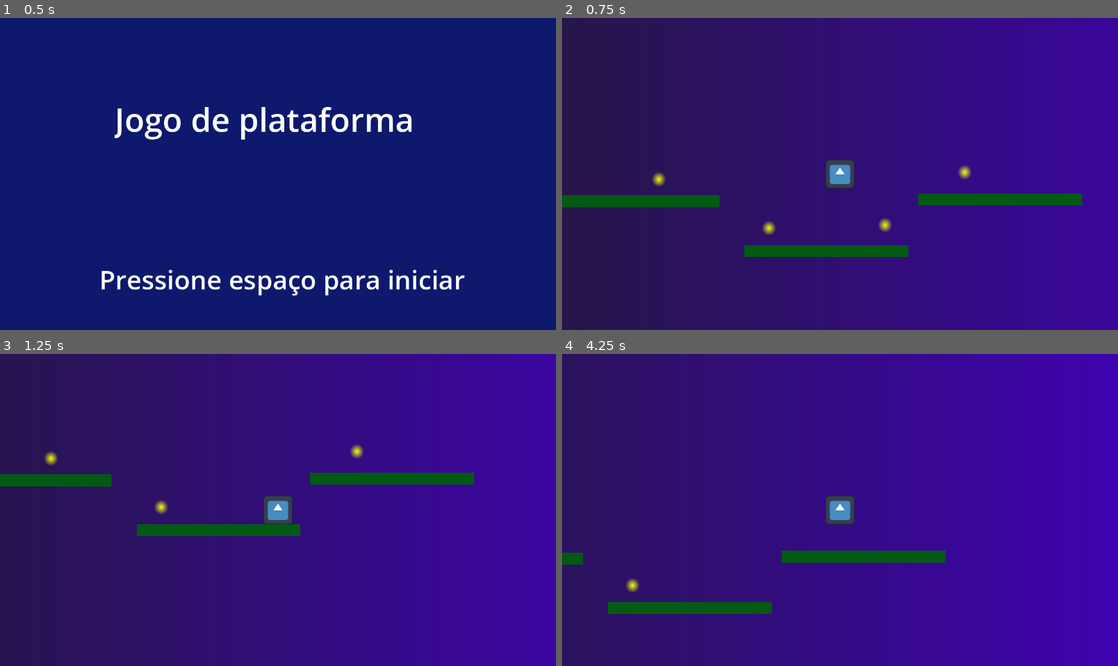
Above: before the commit, frames 1-4 (two rows, left to right).
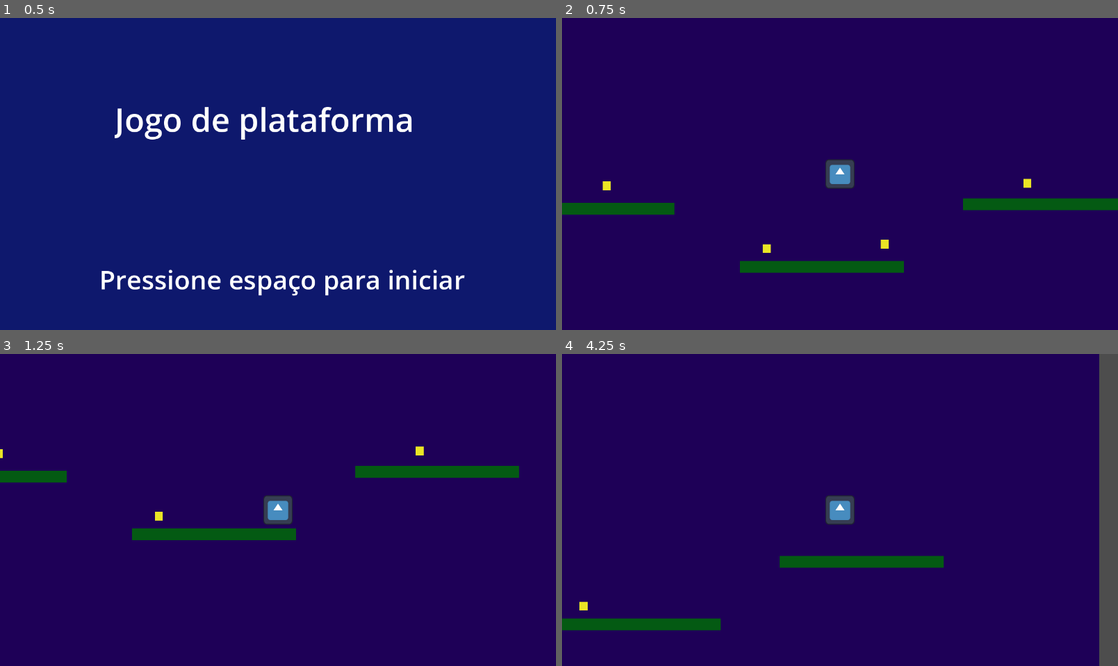
Above: after the commit, the same moments.

Repository: baraujo/prototipo-plataforma
Game: Godot game, scene res://title.tscn
Same seed, same stepped clock (60 frames per second), same inputs: the game is played once before the commit and once after it. The engine's default icon, where the game draws it, is replaced by a stand-in: a white triangle on a blue panel in a dark square.
Inputs:
- Up to frame 1 (0.5 s): no input
- Up to frame 2 (0.75 s): tap Space at 0.5 s; hold Right (ui_right) from 0.53 s (still down); tap Enter (ui_accept) at 0.6 s
- Up to frame 3 (1.25 s): keep holding Right (ui_right); tap Enter (ui_accept) at 0.77, 1.07 s
- Up to frame 4 (4.25 s): tap Enter (ui_accept) at 1.35, 1.52, 1.82, 2.1, 2.85, 3.02, 3.32, 3.6, 3.77, 4.07 s; release Right (ui_right) at 2.03 s; hold Left (ui_left) 2.03-2.78 s; hold Right (ui_right) from 2.78 s (still down)

Frame 1 is identical in both runs. In frame 2, 54% of the frame differs, in the area x 0-100%, y 0-100%; in frame 3, 61%; in frame 4, 78%.

Commit message:
Some adjustments

Diff:
--- a/coin.gd
+++ b/coin.gd
@@ -1,16 +1,9 @@
 extends Area2D
-
 
 func _ready() -> void:
     body_entered.connect(_on_body_entered)
 
-
-func _process(delta: float) -> void:
-    pass
-
-
 func _on_body_entered(body):
     if body is Player:
         body.collect_coin()
-
     queue_free()
--- a/coin.tscn
+++ b/coin.tscn
@@ -2,27 +2,31 @@
 
 [ext_resource type="Script" uid="uid://cmdl6qfn8d68a" path="res://coin.gd" id="1_0t63x"]
 
-[sub_resource type="Gradient" id="Gradient_d5gmh"]
-colors = PackedColorArray(0.979298, 1, 0.0536458, 1, 0.9625, 1, 0, 0)
-
 [sub_resource type="GradientTexture2D" id="GradientTexture2D_0t63x"]
-gradient = SubResource("Gradient_d5gmh")
-fill = 1
-fill_from = Vector2(0.501424, 0.532764)
+fill_from = Vector2(0.532764, 0.518519)
 fill_to = Vector2(0.809117, 0.19943)
 
+[sub_resource type="CanvasTexture" id="CanvasTexture_d5gmh"]
+
 [sub_resource type="RectangleShape2D" id="RectangleShape2D_p7lbm"]
-size = Vector2(115.591, 143.514)
+size = Vector2(81.5125, 102.065)
 
 [node name="Coin" type="Area2D"]
 script = ExtResource("1_0t63x")
 
-[node name="Sprite2D" type="Sprite2D" parent="."]
+[node name="CircleSprite" type="Sprite2D" parent="."]
+visible = false
 position = Vector2(-0.500001, 3.78489e-06)
 scale = Vector2(0.828125, 0.875)
 texture = SubResource("GradientTexture2D_0t63x")
 
+[node name="Sprite2D2" type="Sprite2D" parent="."]
+modulate = Color(0.918229, 0.898956, 0.147299, 1)
+position = Vector2(-1, -1)
+scale = Vector2(26, 29)
+texture = SubResource("CanvasTexture_d5gmh")
+
 [node name="CollisionShape2D" type="CollisionShape2D" parent="."]
-position = Vector2(-0.23446, -0.121939)
+position = Vector2(-0.5, -2)
 scale = Vector2(0.453918, 0.391906)
 shape = SubResource("RectangleShape2D_p7lbm")
--- a/gameplay.tscn
+++ b/gameplay.tscn
@@ -1,15 +1,11 @@
-[gd_scene load_steps=8 format=3 uid="uid://cfpjpwat0bqgx"]
+[gd_scene load_steps=7 format=3 uid="uid://cfpjpwat0bqgx"]
 
 [ext_resource type="PackedScene" uid="uid://wajdqjc6r6eh" path="res://player.tscn" id="1_oe8ih"]
 [ext_resource type="PackedScene" uid="uid://d3igq0rcdusmu" path="res://platform.tscn" id="2_xuee5"]
 [ext_resource type="PackedScene" uid="uid://b2fsl1iw16k4x" path="res://coin.tscn" id="3_smepj"]
 [ext_resource type="Script" uid="uid://blrsgpgc03q5b" path="res://kill_volume.gd" id="4_xuee5"]
 
-[sub_resource type="Gradient" id="Gradient_p7lbm"]
-colors = PackedColorArray(0.123631, 0.108372, 0.18125, 1, 0.247929, 0.0117985, 0.686458, 1)
-
-[sub_resource type="GradientTexture1D" id="GradientTexture1D_rvmsc"]
-gradient = SubResource("Gradient_p7lbm")
+[sub_resource type="CanvasTexture" id="CanvasTexture_xuee5"]
 
 [sub_resource type="RectangleShape2D" id="RectangleShape2D_smepj"]
 size = Vector2(1984, 20)
@@ -17,34 +13,36 @@
 [node name="Sandbox" type="Node2D"]
 
 [node name="Background" type="Sprite2D" parent="."]
+modulate = Color(0.119036, 0, 0.340104, 1)
 position = Vector2(544.5, 145.5)
-scale = Vector2(11.28, 2000)
-texture = SubResource("GradientTexture1D_rvmsc")
+scale = Vector2(3060.46, 2040.61)
+texture = SubResource("CanvasTexture_xuee5")
+metadata/_edit_lock_ = true
 
 [node name="Player" parent="." instance=ExtResource("1_oe8ih")]
 position = Vector2(566, 141)
-JUMP_VELOCITY = -600.0
+JUMP_VELOCITY = -700.0
 
 [node name="Platform" parent="." instance=ExtResource("2_xuee5")]
-position = Vector2(585, 413)
+position = Vector2(570, 465)
 
 [node name="Platform2" parent="." instance=ExtResource("2_xuee5")]
-position = Vector2(1154, 244)
+position = Vector2(1301, 260)
 
 [node name="Platform3" parent="." instance=ExtResource("2_xuee5")]
-position = Vector2(-34, 250)
+position = Vector2(-181, 275)
 
 [node name="Coin" parent="." instance=ExtResource("3_smepj")]
-position = Vector2(1035, 155)
+position = Vector2(1241, 194)
 
 [node name="Coin2" parent="." instance=ExtResource("3_smepj")]
-position = Vector2(774, 328)
+position = Vector2(774, 394)
 
 [node name="Coin3" parent="." instance=ExtResource("3_smepj")]
-position = Vector2(394, 338)
+position = Vector2(387, 408)
 
 [node name="Coin4" parent="." instance=ExtResource("3_smepj")]
-position = Vector2(33, 178)
+position = Vector2(-137, 202)
 
 [node name="KillVolume" type="Area2D" parent="."]
 position = Vector2(599, 708)
--- a/title.gd
+++ b/title.gd
@@ -1,7 +1,5 @@
 extends Node2D
 
-
-# Called every frame. 'delta' is the elapsed time since the previous frame.
 func _process(delta: float) -> void:
     if Input.is_action_just_pressed("ui_accept"):
         get_tree().change_scene_to_file("res://gameplay.tscn")
